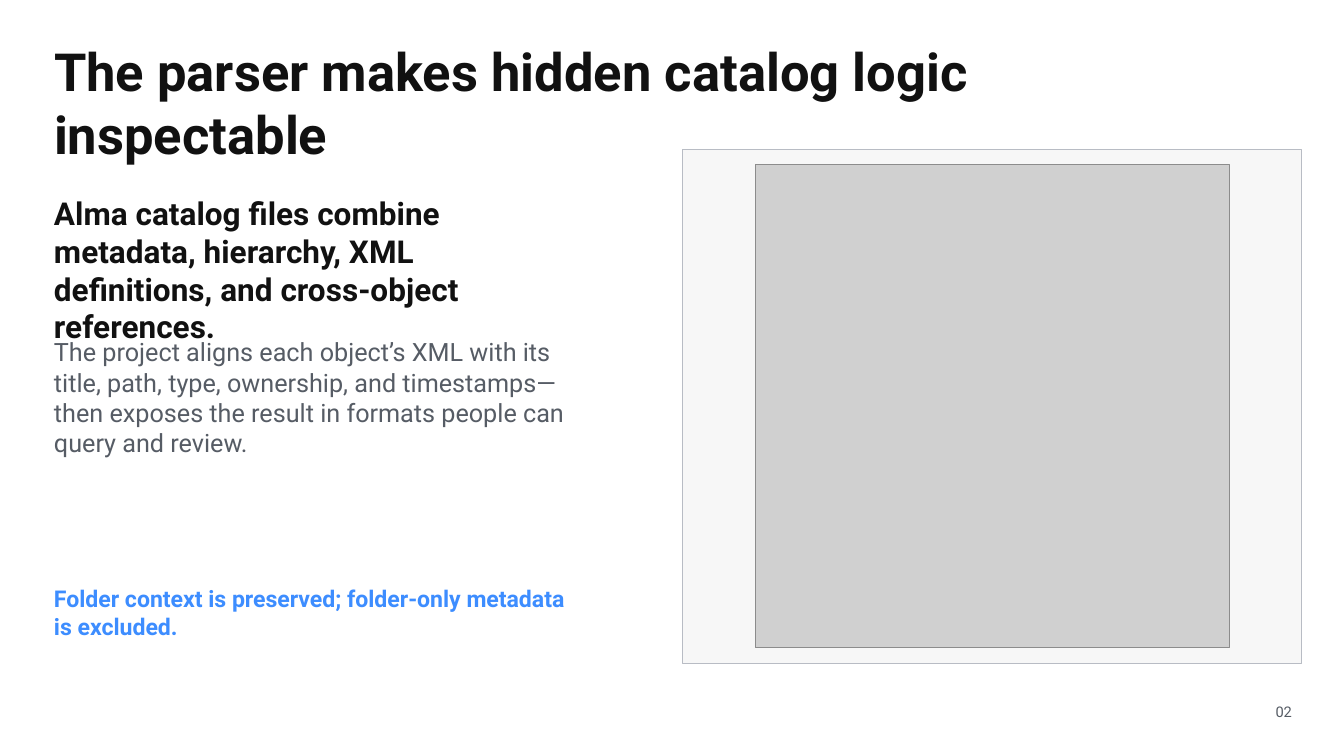
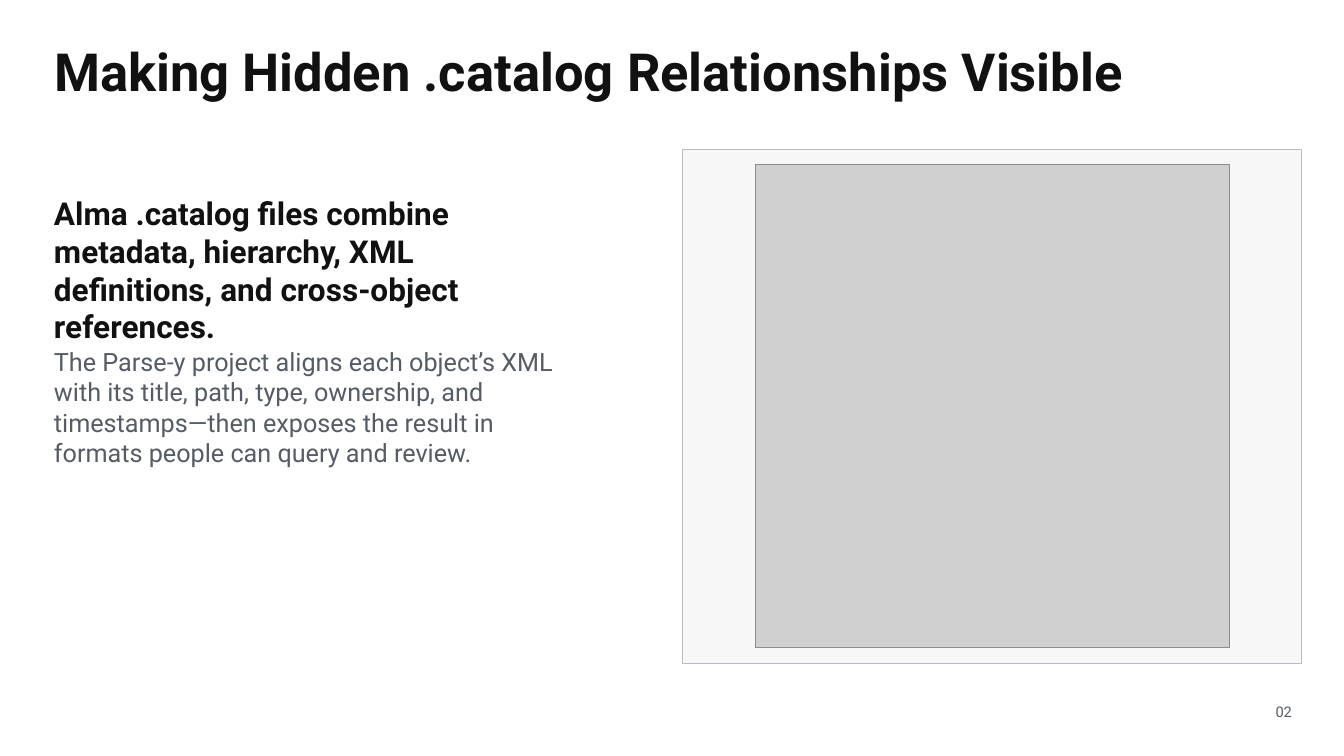
Before and after one commit to kristenchua-commits/alma-analytics-catalog-file-parser-project, a slide deck: slide 6 of documentation/presentations/alma-analytics-catalog-file-parser-overview.pptx (slide 2 before the commit). Drawn at 1344x756 pixels with LibreOffice and Linux fonts; fonts in the diff are those of the drawing; grey boxes stand for pictures. Boxes give left, top, right and bottom in pixels: in the first picture for what was removed or moved away, otherwise in the second. Text is boxed around its words. In the diff, an @@ line names an element or a change of style, - is before the commit and + after.

Commit message:
parser project presentation - "parsey and the pipelines"

```diff
--- a/documentation/presentations/alma-analytics-catalog-file-parser-overview.pptx
+++ b/documentation/presentations/alma-analytics-catalog-file-parser-overview.pptx
@@ text at [54, 51, 1123, 102]: text changed @@
-The parser makes hidden catalog logic inspectable
+Making Hidden .catalog Relationships Visible
@@ text at [54, 201, 459, 308]: text changed @@
-Alma catalog files combine metadata, hierarchy, XML definitions, and cross-object references.
+Alma .catalog files combine metadata, hierarchy, XML definitions, and cross-object references.
@@ text at [54, 352, 552, 468]: text changed @@
-The project aligns each object’s XML with its title, path, type, ownership, and timestamps—then exposes the result in formats people can query and review.
+The Parse-y project aligns each object’s XML with its title, path, type, ownership, and timestamps—then exposes the result in formats people can query and review.
@@ text removed at [54, 589, 565, 635] @@
-Folder context is preserved; folder-only metadata is excluded.
```
Also in this commit, not shown: 6 other slides changed, 5 slides added, 3 other files.
